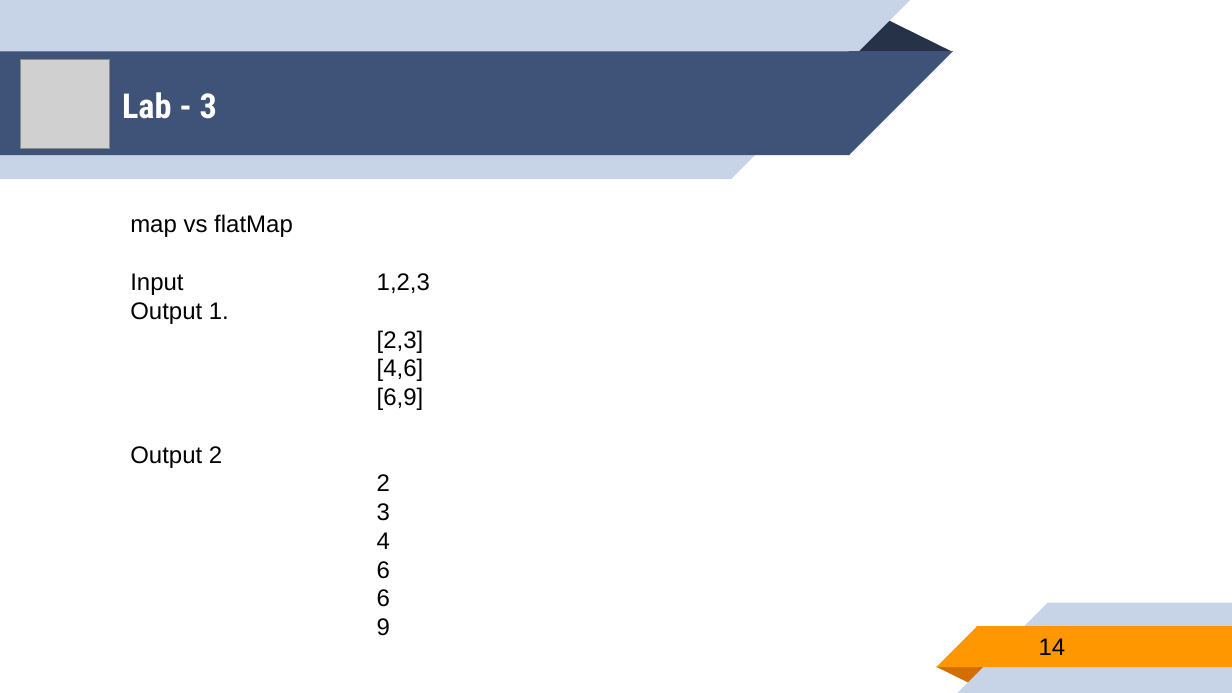
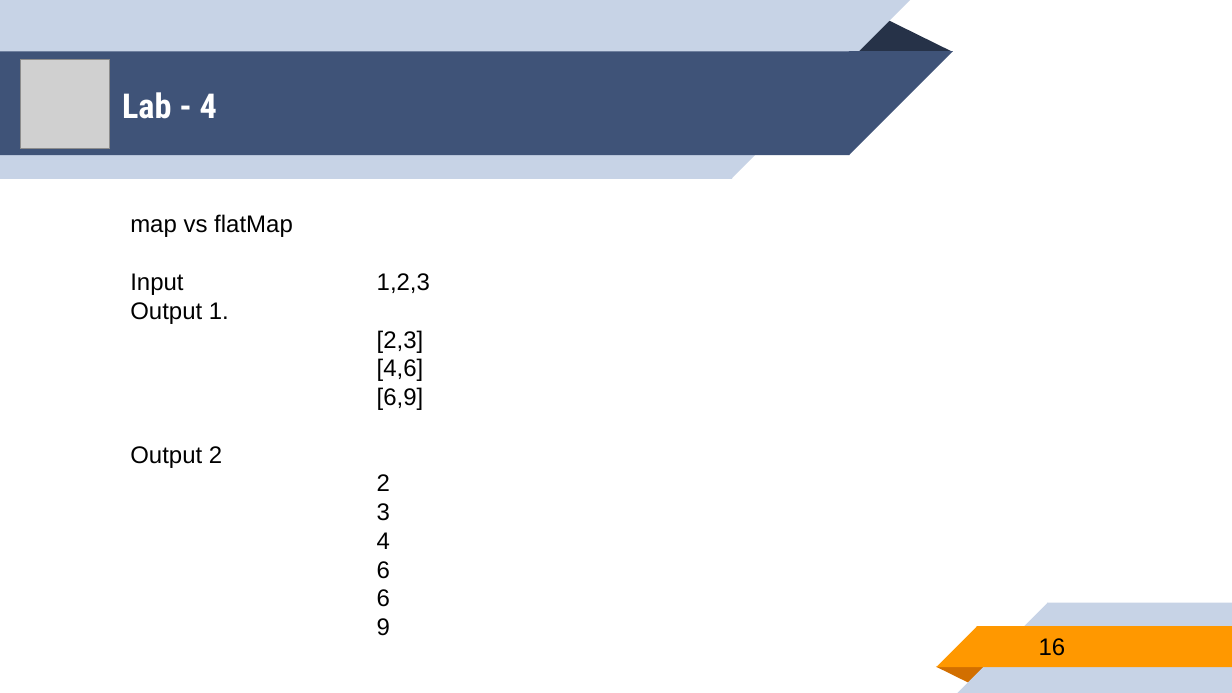
Before and after one commit to younghwankim/RxSwiftClass, a slide deck: slide 16 of RxSwiftBasics/day1/RxSwiftBasics1.pptx (slide 14 before the commit). Drawn at 1232x693 pixels with LibreOffice and Linux fonts; fonts in the diff are those of the drawing; grey boxes stand for pictures. Boxes give left, top, right and bottom in pixels: in the first picture for what was removed or moved away, otherwise in the second. Text is boxed around its words. In the diff, an @@ line names an element or a change of style, - is before the commit and + after.

```diff
--- a/RxSwiftBasics/day1/RxSwiftBasics1.pptx
+++ b/RxSwiftBasics/day1/RxSwiftBasics1.pptx
@@ title at bbox=[122, 92, 217, 119]: text changed @@
-Lab - 3
+Lab - 4
@@ page number at bbox=[1039, 638, 1066, 656]: text changed @@
-14
+16
```
Also in this commit, not shown: 1 other slide changed, 1 slide added, 6 other files.
